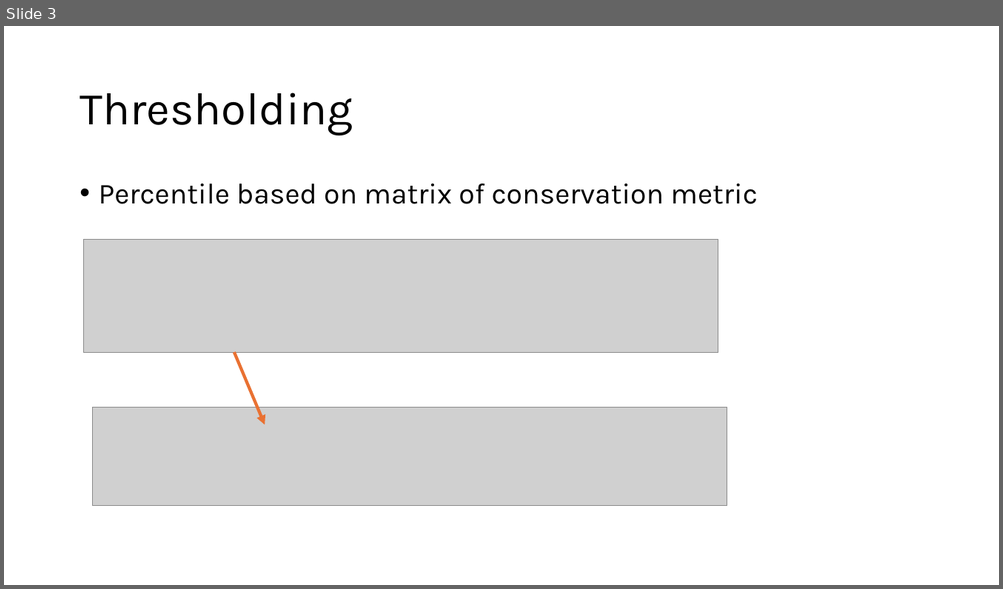
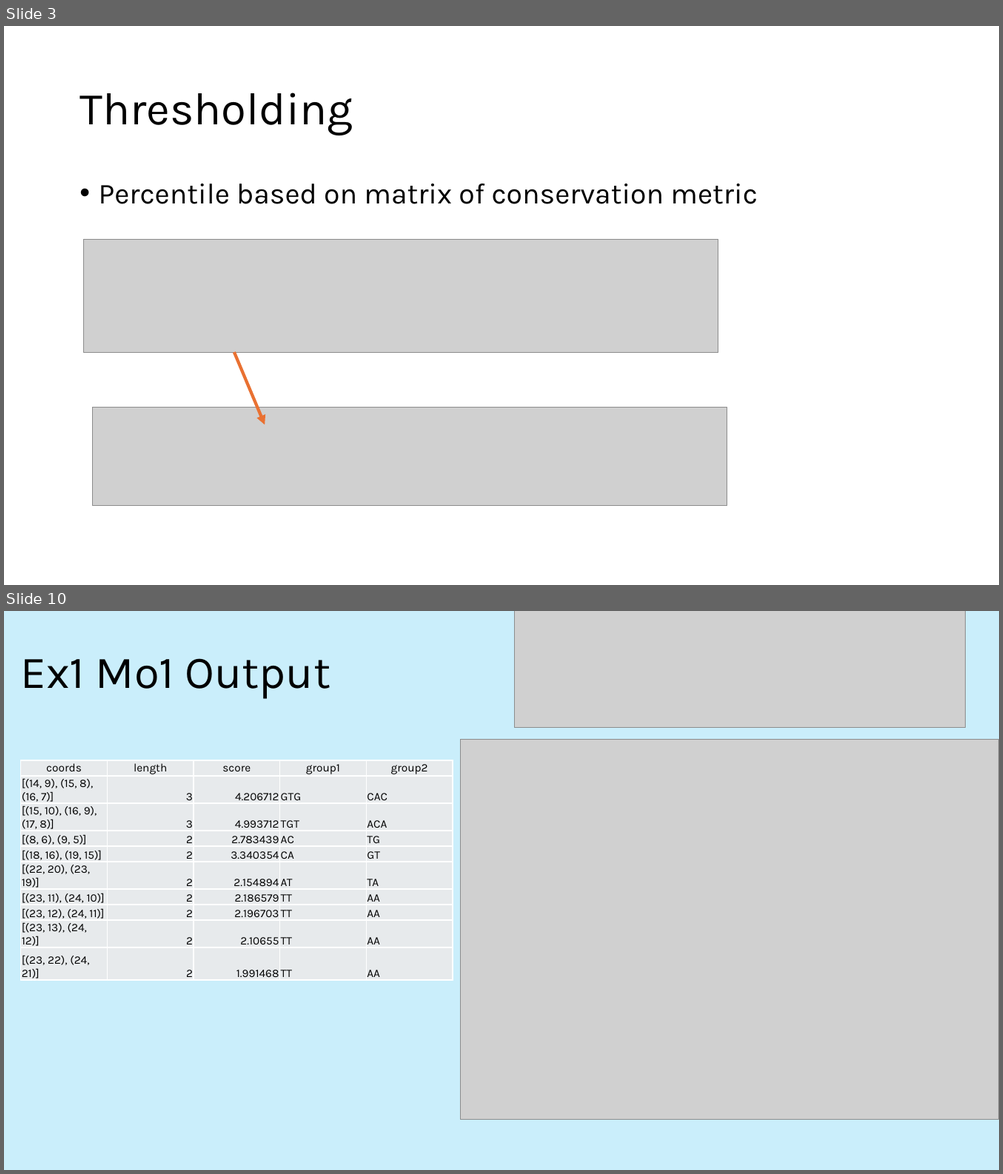
Before and after one commit to eshin21/drippy, a slide deck: Presentations/May Motif Gallery.pptx. Shown one above the other, each under a label of ours: slide 3 before the commit, slides 3 and 10 after it; the slides between them are not shown. The pictures are 1003x589 and 1003x1174 pixels, drawn with LibreOffice and Linux fonts; fonts in the diff are those of the drawing; grey boxes stand for pictures. Boxes give left, top, right and bottom in pixels: in the first picture for what was removed or moved away, otherwise in the second. Text is boxed around its words. In the diff, an @@ line names an element or a change of style, - is before the commit and + after.

```diff
--- a/Presentations/May Motif Gallery.pptx
+++ b/Presentations/May Motif Gallery.pptx
@@ slide 10 added at (x1=4, y1=611, x2=999, y2=1170), background #CAEEFB @@
@@ picture added at (x1=515, y1=611, x2=965, y2=728) @@
@@ title added at (x1=21, y1=658, x2=331, y2=699), 44 pt, text #000000 @@
+Ex1 Mo1 Output
@@ picture added at (x1=461, y1=739, x2=999, y2=1119) @@
@@ table added at (x1=21, y1=760, x2=454, y2=1021), 10 rows, 5 columns @@
+coords | length | score | group1 | group2
+[(14, 9), (15, 8), (16, 7)] | 3 | 4.206712 | GTG | CAC
+[(15, 10), (16, 9), (17, 8)] | 3 | 4.993712 | TGT | ACA
+[(8, 6), (9, 5)] | 2 | 2.783439 | AC | TG
+[(18, 16), (19, 15)] | 2 | 3.340354 | CA | GT
+[(22, 20), (23, 19)] | 2 | 2.154894 | AT | TA
+[(23, 11), (24, 10)] | 2 | 2.186579 | TT | AA
+[(23, 12), (24, 11)] | 2 | 2.196703 | TT | AA
+[(23, 13), (24, 12)] | 2 | 2.10655 | TT | AA
+[(23, 22), (24, 21)] | 2 | 1.991468 | TT | AA
```
Also in this commit, not shown: 2 slides changed, 4 other slides added, 1 slide removed, 5 other files.
